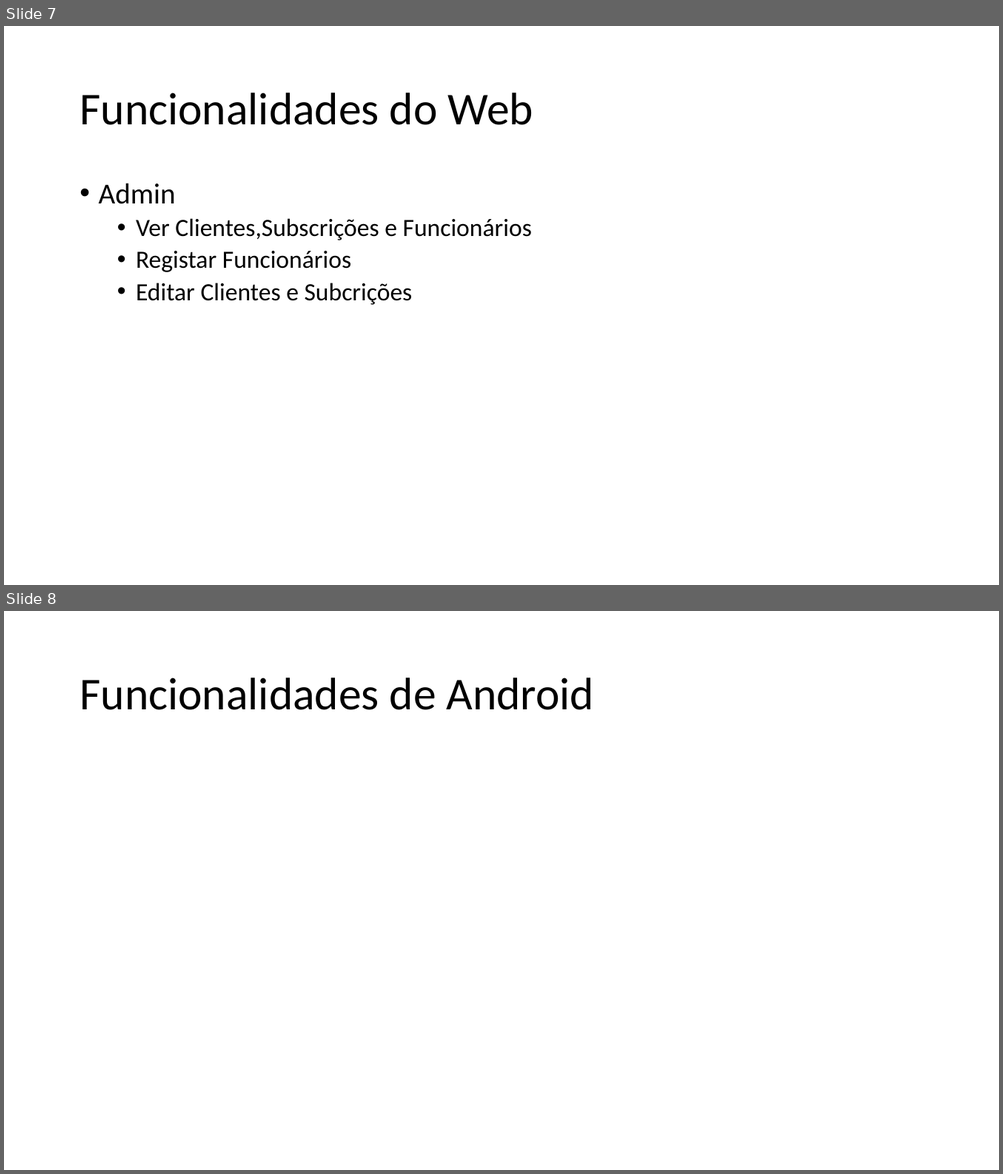
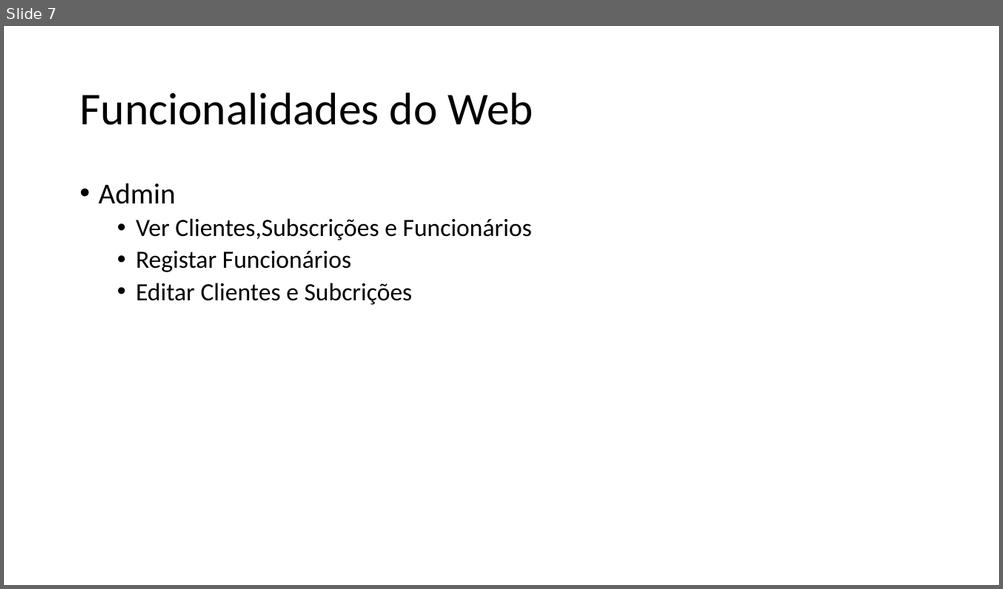
Before and after one commit to jasonmendes1/ProjetoAndroid, a slide deck: Fitness League.pptx. Shown one above the other, each under a label of ours: slides 7 and 8 before the commit, slide 7 after it. The pictures are 1003x1174 and 1003x589 pixels, drawn with LibreOffice and Linux fonts; fonts in the diff are those of the drawing. Boxes give left, top, right and bottom in pixels: in the first picture for what was removed or moved away, otherwise in the second. Text is boxed around its words. In the diff, an @@ line names an element or a change of style, - is before the commit and + after.

```diff
--- a/Fitness League.pptx
+++ b/Fitness League.pptx
@@ slide 8 removed at (x1=4, y1=611, x2=999, y2=1170), background #FFFFFF @@
@@ title removed at (x1=79, y1=678, x2=595, y2=710) @@
-Funcionalidades de Android
```
Also in this commit, not shown: 2 slides changed, 2 slides added.
